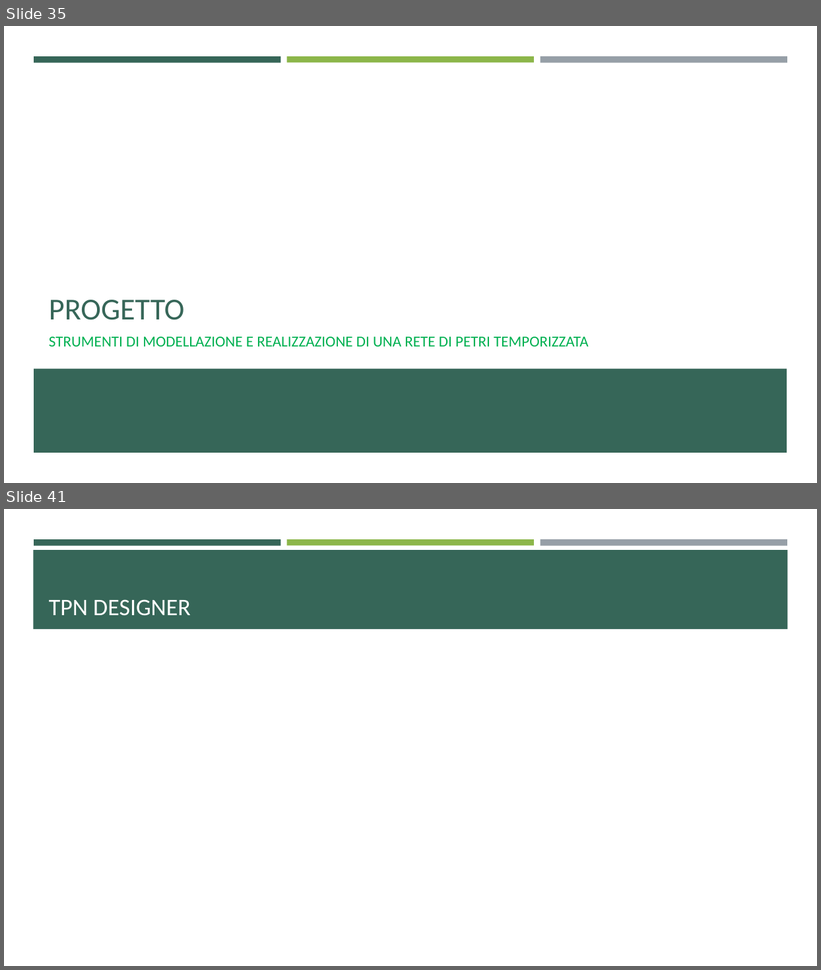
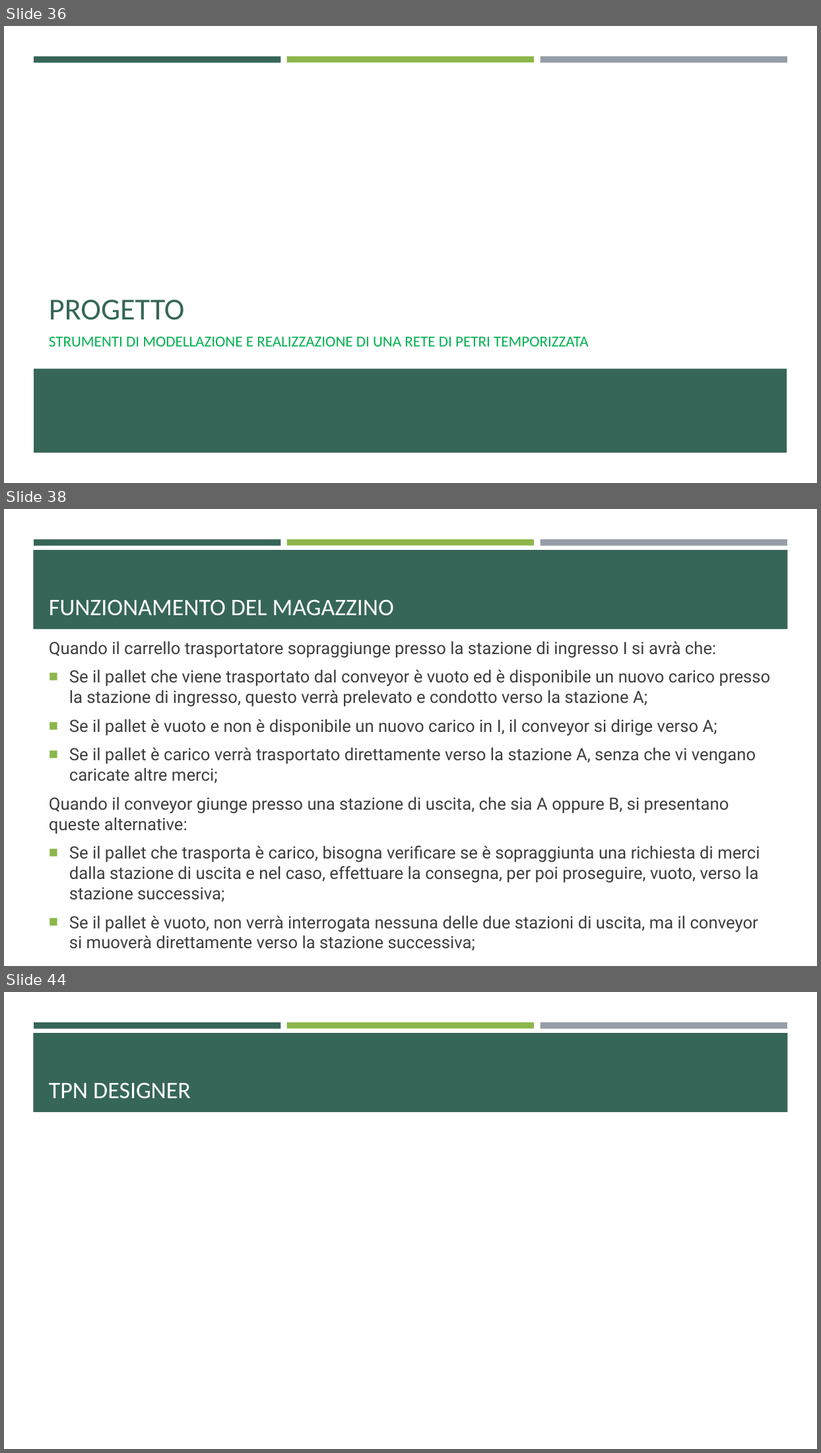
Before and after one commit to ivochan/RecirculatingPalletWarehouse, a slide deck: Reti di Petri.pptx. Shown one above the other, each under a label of ours: slides 35 and 41 before the commit, slides 36, 38 and 44 after it; the slides between them are not shown. The pictures are 821x970 and 821x1453 pixels, drawn with LibreOffice and Linux fonts; fonts in the diff are those of the drawing; background and template pictures are left out. Boxes give left, top, right and bottom in pixels: in the first picture for what was removed or moved away, otherwise in the second. Text is boxed around its words. In the diff, an @@ line names an element or a change of style, - is before the commit and + after.

```diff
--- a/Reti di Petri.pptx
+++ b/Reti di Petri.pptx
@@ slide 38 added at bbox=[4, 509, 817, 966], background #FFFFFF; not listed: 4 template elements that a slide beside it also shows @@
@@ title added at bbox=[49, 599, 394, 616], 28 pt, text #FFFFFF @@
+FUNZIONAMENTO DEL MAGAZZINO
@@ text added at bbox=[49, 641, 771, 951], 20 pt, text #3D3D3D @@
+Quando il carrello trasportatore sopraggiunge presso la stazione di ingresso I si avrà che:
+■ Se il pallet che viene trasportato dal conveyor è vuoto ed è disponibile un nuovo carico presso la stazione di ingresso, questo verrà prelevato e condotto verso la stazione A;
+■ Se il pallet è vuoto e non è disponibile un nuovo carico in I, il conveyor si dirige verso A;
+■ Se il pallet è carico verrà trasportato direttamente verso la stazione A, senza che vi vengano caricate altre merci;
+Quando il conveyor giunge presso una stazione di uscita, che sia A oppure B, si presentano queste alternative:
+■ Se il pallet che trasporta è carico, bisogna verificare se è sopraggiunta una richiesta di merci dalla stazione di uscita e nel caso, effettuare la consegna, per poi proseguire, vuoto, verso la stazione successiva;
+■ Se il pallet è vuoto, non verrà interrogata nessuna delle due stazioni di uscita, ma il conveyor si muoverà direttamente verso la stazione successiva;
@@ what was slide 35 is now slide 36 @@
@@ what was slide 41 is now slide 44 @@
```
Also in this commit, not shown: 9 other slides added, 6 slides removed, 30 other files.
